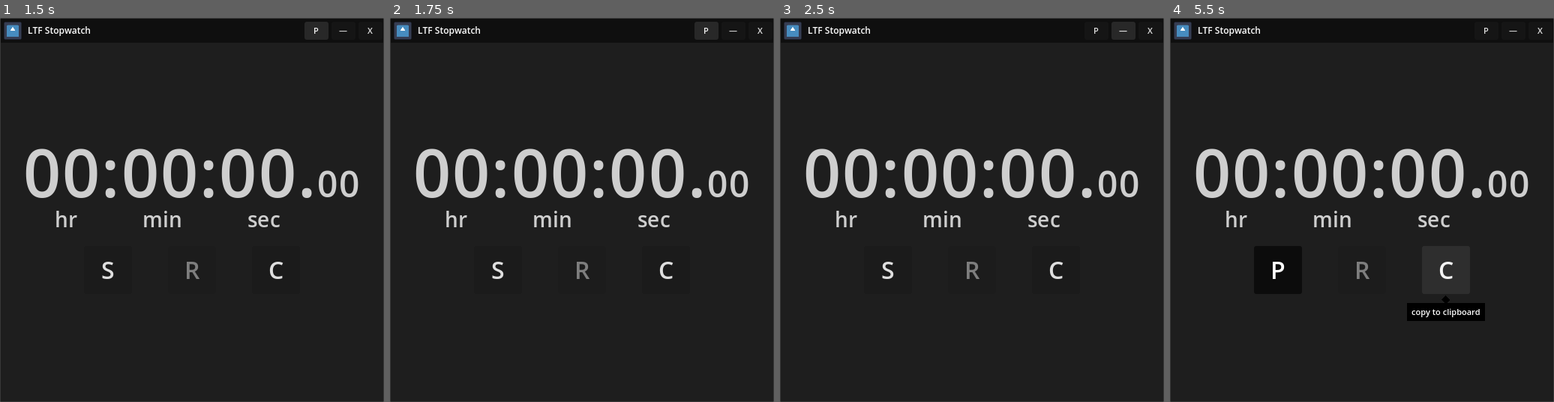
Above: before the commit, frames 1-4 (left to right).
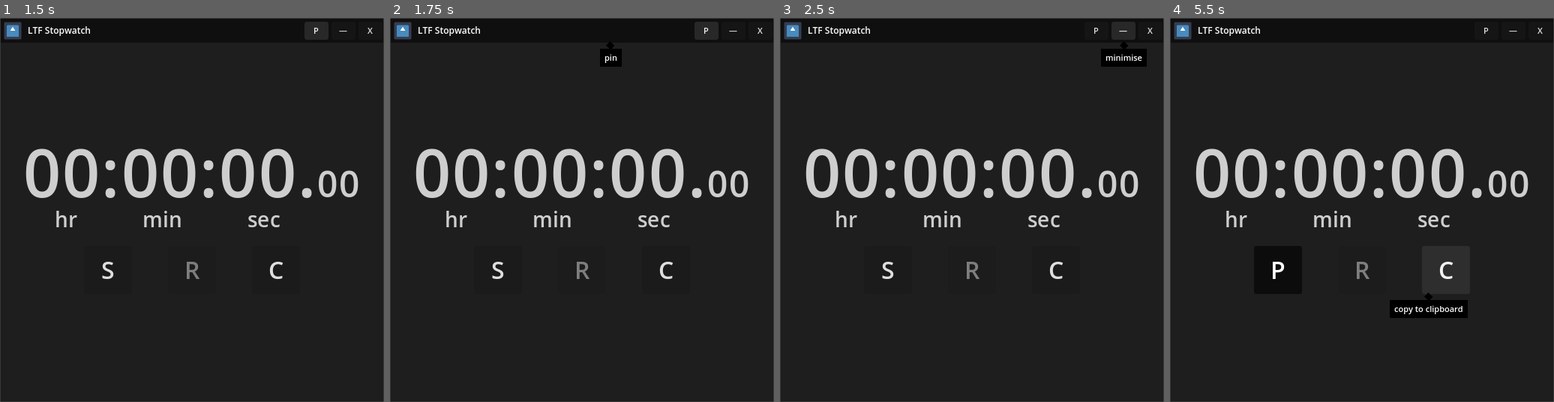
Above: after the commit, the same moments.

Repository: LiteFeather1/ltf-stopwatch
Game: Godot game, scene res://main.tscn
Two runs of this game, one before a commit and one after it. Both use one fixed random seed, a clock stepped at 60 frames per second and the inputs below. The engine's default icon, where the game draws it, is replaced by a stand-in: a white triangle on a blue panel in a dark square.
Inputs:
- Up to frame 1 (1.5 s): click "P" at 0.5 s; click "nP" at 1.25 s
- Up to frame 2 (1.75 s): no input
- Up to frame 3 (2.5 s): click "—" at 2 s
- Up to frame 4 (5.5 s): click "S" at 2.75 s; click "P" at 3.5 s; click "C" at 4.25 s; click "C" at 5 s

Frame 1 is identical in both runs. In frame 2, 0.3% of the frame differs, in the area x 54-61%, y 6-13%; in frame 3, 0.6%; in frame 4, 0.9%, in the area x 57-83%, y 71-79%.

Commit message:
#24 close minimise and start of pin

Diff:
--- a/scenes/chrome.tscn
+++ b/scenes/chrome.tscn
@@ -1,7 +1,8 @@
-[gd_scene load_steps=3 format=3 uid="uid://c5al7x880yw8t"]
+[gd_scene load_steps=4 format=3 uid="uid://c5al7x880yw8t"]
 
 [ext_resource type="Script" path="res://scenes/chrome.gd" id="1_8lk40"]
 [ext_resource type="Texture2D" uid="uid://be575cxvyxn1y" path="res://icon.svg" id="2_041hg"]
+[ext_resource type="Script" path="res://scenes/button_pop_up.gd" id="3_whgq5"]
 
 [node name="chrome" type="ColorRect"]
 anchors_preset = 10
@@ -63,6 +64,8 @@
 theme_override_font_sizes/font_size = 11
 toggle_mode = true
 text = "P"
+script = ExtResource("3_whgq5")
+pop_up_name = "pin"
 
 [node name="VSeparator" type="VSeparator" parent="hbc_chrome/hbc_buttons"]
 layout_mode = 2
@@ -74,6 +77,8 @@
 focus_mode = 0
 theme_override_font_sizes/font_size = 11
 text = "—"
+script = ExtResource("3_whgq5")
+pop_up_name = "minimise"
 
 [node name="VSeparator2" type="VSeparator" parent="hbc_chrome/hbc_buttons"]
 layout_mode = 2
@@ -85,6 +90,8 @@
 focus_mode = 0
 theme_override_font_sizes/font_size = 11
 text = "X"
+script = ExtResource("3_whgq5")
+pop_up_name = "close"
 
 [node name="VSeparator3" type="VSeparator" parent="hbc_chrome/hbc_buttons"]
 layout_mode = 2
